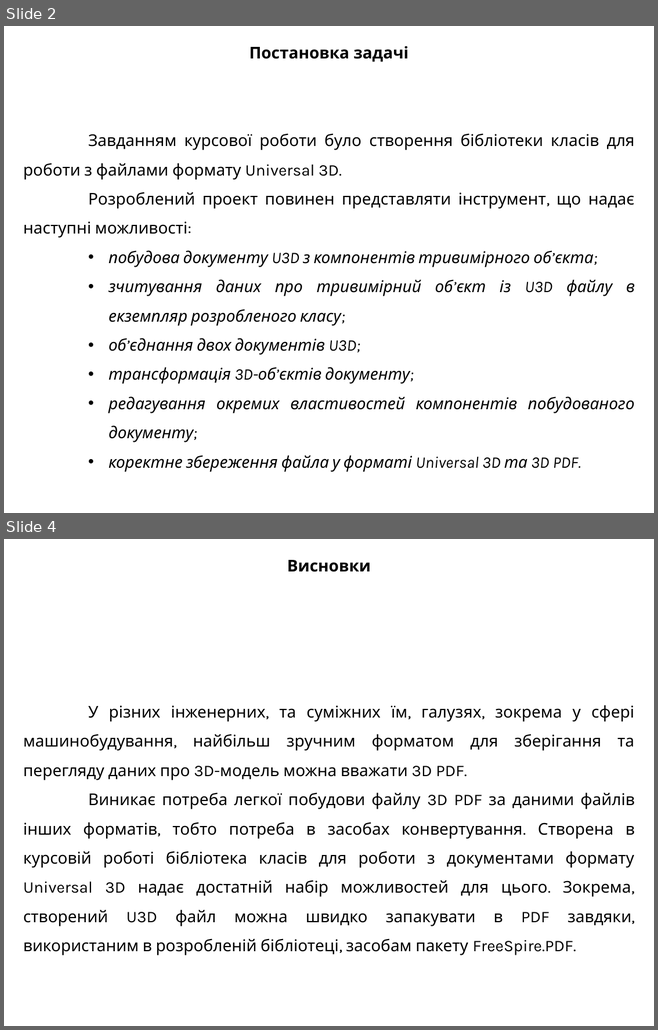
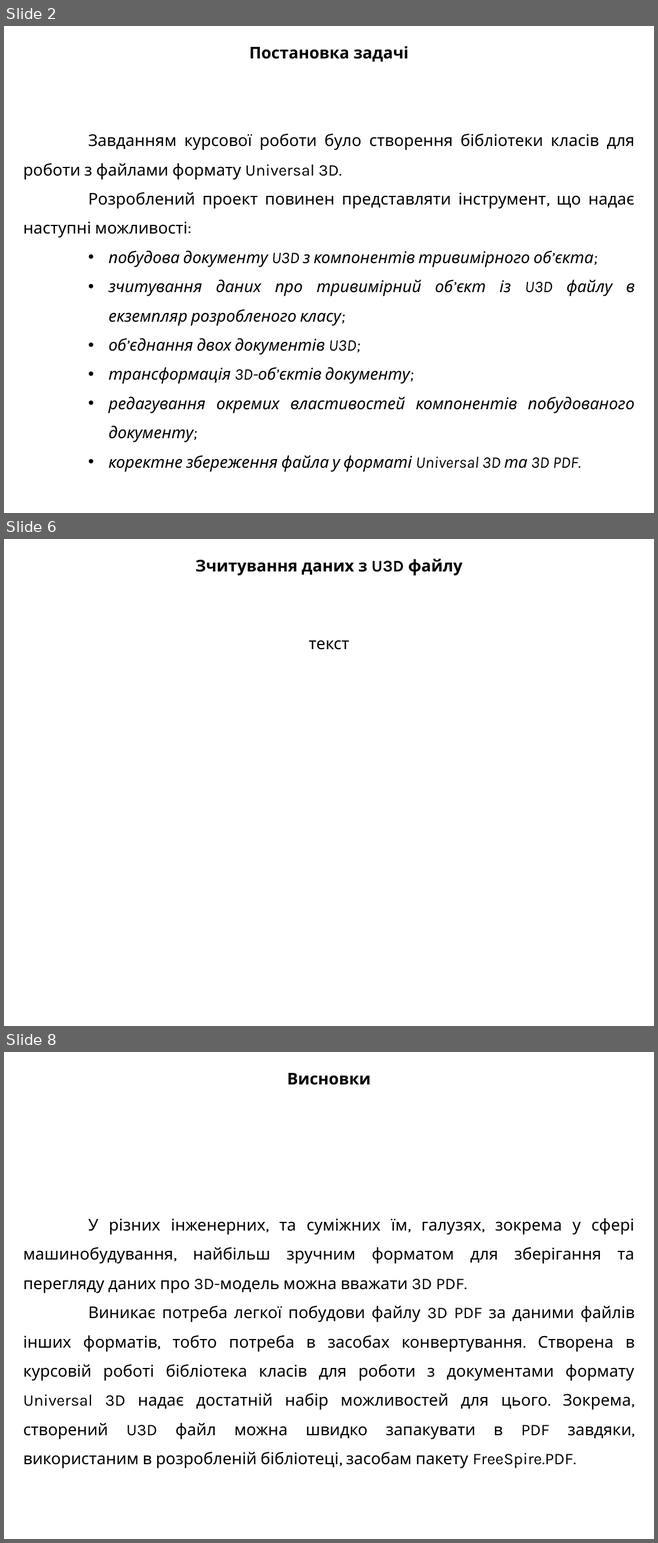
Before and after one commit to heo732/University-Course_3, a slide deck: CourseProject/Presentation/U3DSpace.pptx. Shown one above the other, each under a label of ours: slides 2 and 4 before the commit, slides 2, 6 and 8 after it; the slides between them are not shown. The pictures are 658x1030 and 658x1543 pixels, drawn with LibreOffice and Linux fonts; fonts in the diff are those of the drawing. Boxes give left, top, right and bottom in pixels: in the first picture for what was removed or moved away, otherwise in the second. Text is boxed around its words. In the diff, an @@ line names an element or a change of style, - is before the commit and + after.

```diff
--- a/CourseProject/Presentation/U3DSpace.pptx
+++ b/CourseProject/Presentation/U3DSpace.pptx
@@ slide 6 added at box(4, 539, 654, 1026), background #FFFFFF @@
@@ text added at box(195, 559, 462, 650), 18 pt, text #000000, bold @@
+Зчитування даних з U3D файлу
+текст
@@ what was slide 4 is now slide 8 @@
```
Also in this commit, not shown: 4 other slides added, 1 slide removed.
